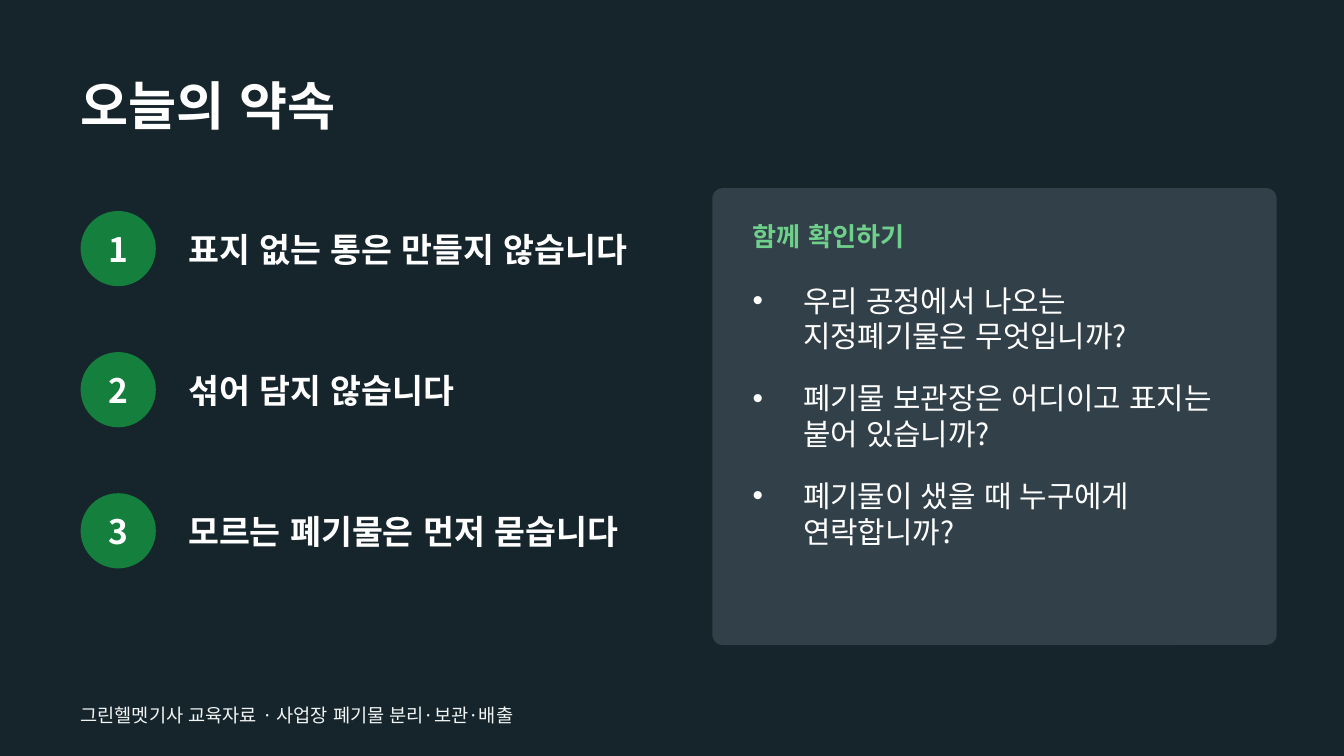
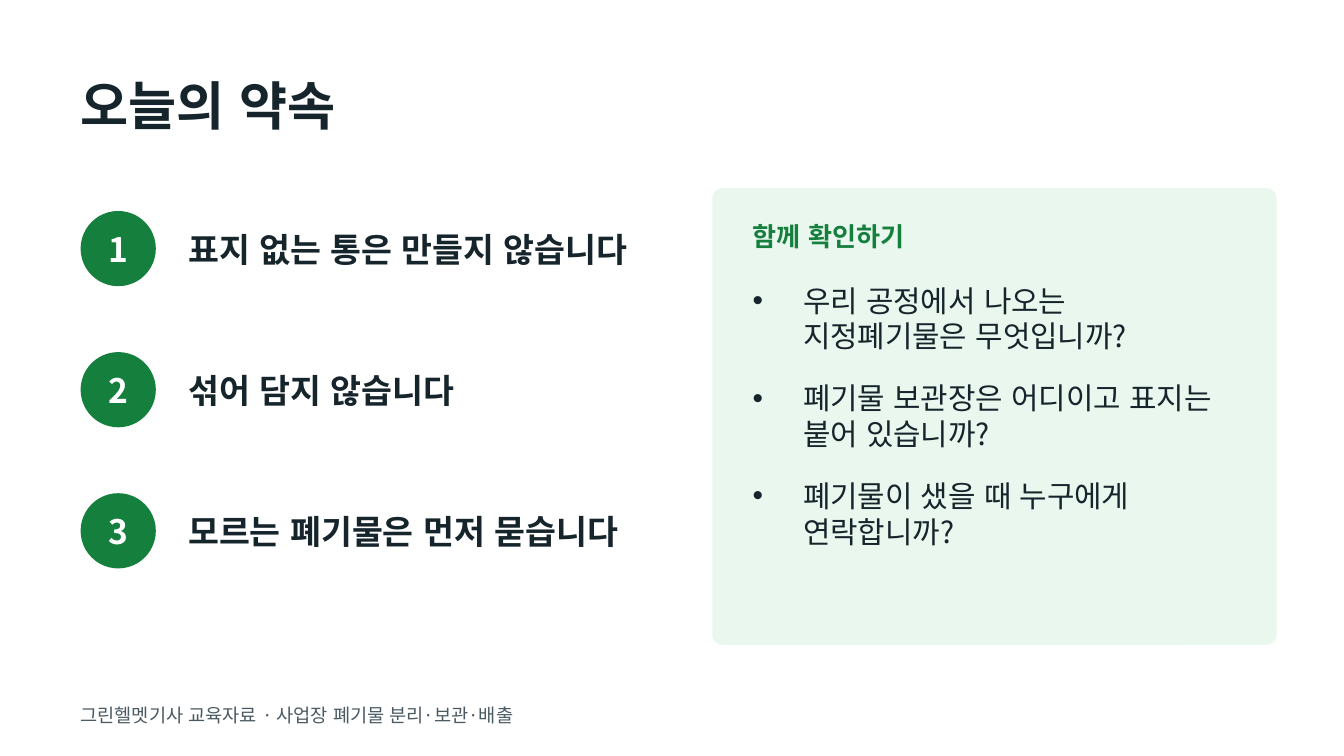
Before and after one commit to edward40-code/greenhelmet, a slide deck: slide 11 of public/library/edu-waste-handling.pptx. Drawn at 1344x756 pixels with LibreOffice and Linux fonts; fonts in the diff are those of the drawing. Boxes give left, top, right and bottom in pixels: in the first picture for what was removed or moved away, otherwise in the second. Text is boxed around its words. In the diff, an @@ line names an element or a change of style, - is before the commit and + after.

```diff
--- a/public/library/edu-waste-handling.pptx
+++ b/public/library/edu-waste-handling.pptx
@@ background #16242B to #FFFFFF @@
@@ rounded rectangle at (x1=712, y1=188, x2=1277, y2=645): fill #4A5A63 at 55% opacity to #E9F7EE @@
@@ text "함께 확인하기" at (x1=753, y1=224, x2=904, y2=249): text colour #6FD08C to #15803D @@
@@ text colour #FFFFFF to #16242B in 5 elements at (x1=81, y1=81, x2=335, y2=130), (x1=188, y1=233, x2=628, y2=265), (x1=188, y1=374, x2=455, y2=406), (x1=188, y1=515, x2=619, y2=547), (x1=803, y1=287, x2=1211, y2=546) @@
@@ text "그린헬멧기사 교육자료 · 사업장 폐기물 ..." at (x1=81, y1=706, x2=514, y2=724): text colour #F1F5F4 to #4A5A63 @@
```
Also in this commit, not shown: 7 other files.
